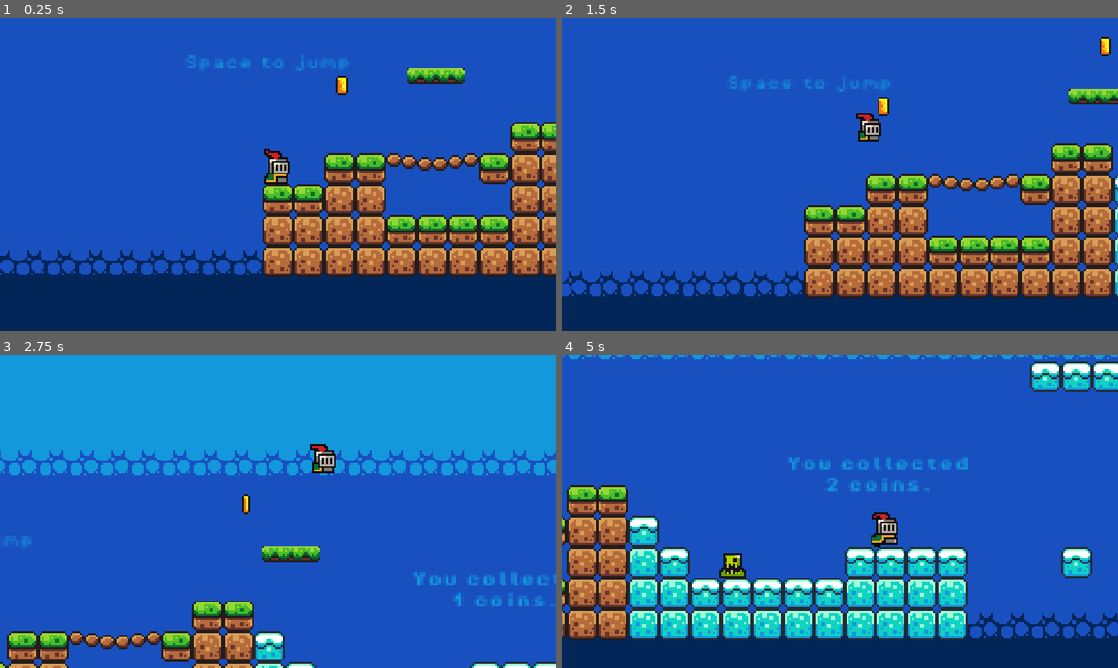
Above: before the commit, frames 1-4 (two rows, left to right).
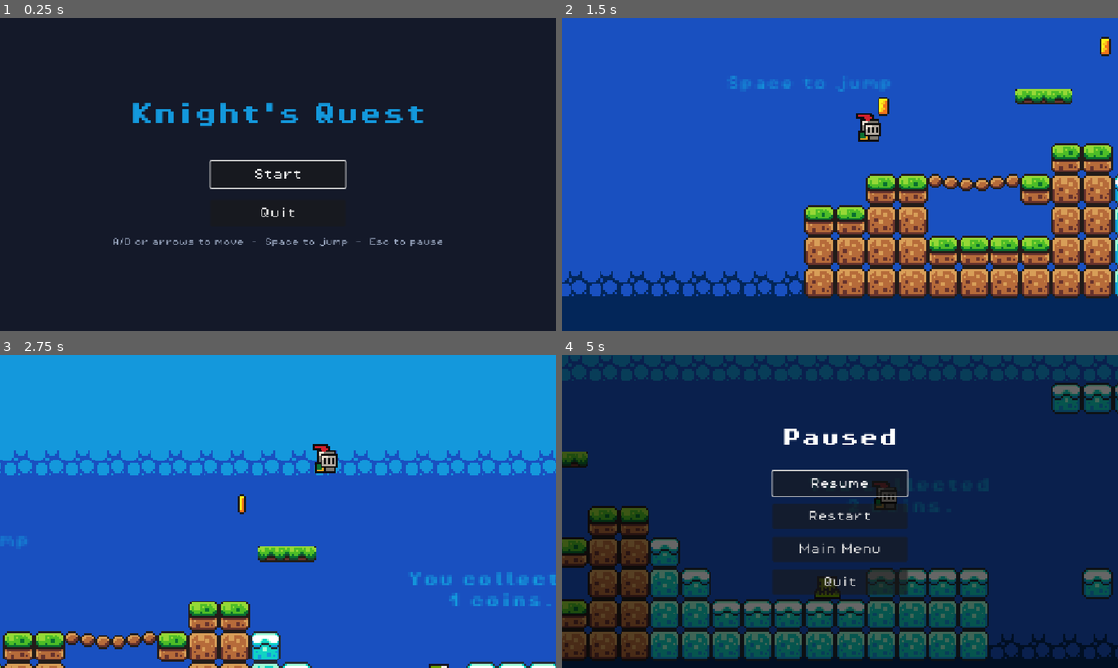
Above: after the commit, the same moments.

Repository: sbneves/godot
Game: Godot game, scene res://scenes/main_menu.tscn
Two runs of this game, one before a commit and one after it. Both use one fixed random seed, a clock stepped at 60 frames per second and the inputs below. Before the commit the project starts from res://scenes/game.tscn.
Inputs (mouse positions are in pixels of both pictures, inside the frame that each line leads up to):
- Up to frame 1 (0.25 s): no input
- Up to frame 2 (1.5 s): click (840, 174) at 0.5 s, where only the run after the commit has a clickable "Start"; hold Right (move_right) from 1.28 s (still down); tap Space (jump) at 1.35 s
- Up to frame 3 (2.75 s): keep holding Right (move_right); tap Space (jump) at 1.52, 1.82, 2.1, 2.27, 2.57 s
- Up to frame 4 (5 s): release Right (move_right) at 2.78 s; hold Left (move_left) 2.78-3.53 s; tap Space (jump) at 2.85, 3.6, 3.77, 4.07, 4.35, 4.52, 4.82 s; hold Right (move_right) from 3.53 s (still down); tap Escape (pause, bound only after the commit) at 4.9 s

The runs differ from the first frame. In frame 1, 96% of the frame differs, in the area x 0-100%, y 0-100%; in frame 2, 1.0%; in frame 3, 7.9%; in frame 4, 97%.

Commit message:
Add start menu and pause menu to platformer
- New main menu scene (Start/Quit) set as the project's main scene
- New pause menu overlay (Resume/Restart/Main Menu/Quit), toggled with Esc or P
- Player damage/death timers now respect pause so a paused death doesn't reload the level

Co-Authored-By: Claude Opus 5.5 <noreply@anthropic.com>

Diff:
--- a/brackleys-beginner-tutorial/project.godot
+++ b/brackleys-beginner-tutorial/project.godot
@@ -11,7 +11,7 @@
 [application]
 
 config/name="Brackleys beginner tutorial"
-run/main_scene="uid://7a4qlqu3bl3l"
+run/main_scene="res://scenes/main_menu.tscn"
 config/features=PackedStringArray("4.7", "Forward Plus")
 config/icon="res://icon.svg"
 
@@ -47,6 +47,12 @@
 , Object(InputEventKey,"resource_local_to_scene":false,"resource_name":"","device":-1,"window_id":0,"alt_pressed":false …(183 unchanged characters)…
 ]
 }
+pause={
+"deadzone": 0.2,
+"events": [Object(InputEventKey,"resource_local_to_scene":false,"resource_name":"","device":-1,"window_id":0,"alt_pressed":false,"shift_pressed":false,"ctrl_pressed":false,"meta_pressed":false,"pressed":false,"keycode":0,"physical_keycode":4194305,"key_label":0,"unicode":0,"location":0,"echo":false,"script":null)
+, Object(InputEventKey,"resource_local_to_scene":false,"resource_name":"","device":-1,"window_id":0,"alt_pressed":false,"shift_pressed":false,"ctrl_pressed":false,"meta_pressed":false,"pressed":false,"keycode":0,"physical_keycode":80,"key_label":0,"unicode":112,"location":0,"echo":false,"script":null)
+]
+}
 
 [physics]
 
--- a/brackleys-beginner-tutorial/scenes/game.tscn
+++ b/brackleys-beginner-tutorial/scenes/game.tscn
@@ -9,6 +9,7 @@
 [ext_resource type="PackedScene" uid="uid://bolug1e45sefb" path="res://scenes/killzone.tscn" id="5_iywne"]
 [ext_resource type="PackedScene" uid="uid://br2hmnue5oqby" path="res://scenes/slime.tscn" id="6_p57ef"]
 [ext_resource type="FontFile" uid="uid://cj65lx7ybvxm3" path="res://assets/fonts/PixelOperator8.ttf" id="7_u5sy4"]
+[ext_resource type="PackedScene" path="res://scenes/pause_menu.tscn" id="8_pause"]
 
 [sub_resource type="TileSetAtlasSource" id="TileSetAtlasSource_lnu2h"]
 texture = ExtResource("2_yqjtg")
@@ -254,3 +255,5 @@
 theme_override_fonts/font = ExtResource("7_u5sy4")
 theme_override_font_sizes/font_size = 8
 text = "Space to jump"
+
+[node name="PauseMenu" parent="." instance=ExtResource("8_pause")]
--- /dev/null
+++ b/brackleys-beginner-tutorial/scenes/main_menu.tscn
@@ -0,0 +1,76 @@
+[gd_scene format=3]
+
+[ext_resource type="Script" path="res://scripts/main_menu.gd" id="1_script"]
+[ext_resource type="FontFile" path="res://assets/fonts/PixelOperator8-Bold.ttf" id="2_bold"]
+[ext_resource type="FontFile" path="res://assets/fonts/PixelOperator8.ttf" id="3_regular"]
+
+[node name="MainMenu" type="Control"]
+layout_mode = 3
+anchors_preset = 15
+anchor_right = 1.0
+anchor_bottom = 1.0
+grow_horizontal = 2
+grow_vertical = 2
+script = ExtResource("1_script")
+
+[node name="Background" type="ColorRect" parent="."]
+layout_mode = 1
+anchors_preset = 15
+anchor_right = 1.0
+anchor_bottom = 1.0
+grow_horizontal = 2
+grow_vertical = 2
+color = Color(0.08, 0.1, 0.16, 1)
+
+[node name="CenterContainer" type="CenterContainer" parent="."]
+layout_mode = 1
+anchors_preset = 15
+anchor_right = 1.0
+anchor_bottom = 1.0
+grow_horizontal = 2
+grow_vertical = 2
+
+[node name="VBoxContainer" type="VBoxContainer" parent="CenterContainer"]
+layout_mode = 2
+theme_override_constants/separation = 24
+
+[node name="Title" type="Label" parent="CenterContainer/VBoxContainer"]
+layout_mode = 2
+theme_override_colors/font_color = Color(0.07450981, 0.59607846, 0.8627451, 1)
+theme_override_fonts/font = ExtResource("2_bold")
+theme_override_font_sizes/font_size = 48
+text = "Knight's Quest"
+horizontal_alignment = 1
+
+[node name="Spacer" type="Control" parent="CenterContainer/VBoxContainer"]
+custom_minimum_size = Vector2(0, 24)
+layout_mode = 2
+
+[node name="StartButton" type="Button" parent="CenterContainer/VBoxContainer"]
+unique_name_in_owner = true
+custom_minimum_size = Vector2(280, 56)
+layout_mode = 2
+size_flags_horizontal = 4
+theme_override_fonts/font = ExtResource("3_regular")
+theme_override_font_sizes/font_size = 24
+text = "Start"
+
+[node name="QuitButton" type="Button" parent="CenterContainer/VBoxContainer"]
+unique_name_in_owner = true
+custom_minimum_size = Vector2(280, 56)
+layout_mode = 2
+size_flags_horizontal = 4
+theme_override_fonts/font = ExtResource("3_regular")
+theme_override_font_sizes/font_size = 24
+text = "Quit"
+
+[node name="Hint" type="Label" parent="CenterContainer/VBoxContainer"]
+layout_mode = 2
+theme_override_colors/font_color = Color(0.6, 0.65, 0.75, 1)
+theme_override_fonts/font = ExtResource("3_regular")
+theme_override_font_sizes/font_size = 16
+text = "A/D or arrows to move  -  Space to jump  -  Esc to pause"
+horizontal_alignment = 1
+
+[connection signal="pressed" from="CenterContainer/VBoxContainer/StartButton" to="." method="_on_start_button_pressed"]
+[connection signal="pressed" from="CenterContainer/VBoxContainer/QuitButton" to="." method="_on_quit_button_pressed"]
--- /dev/null
+++ b/brackleys-beginner-tutorial/scenes/pause_menu.tscn
@@ -0,0 +1,80 @@
+[gd_scene format=3]
+
+[ext_resource type="Script" path="res://scripts/pause_menu.gd" id="1_script"]
+[ext_resource type="FontFile" path="res://assets/fonts/PixelOperator8-Bold.ttf" id="2_bold"]
+[ext_resource type="FontFile" path="res://assets/fonts/PixelOperator8.ttf" id="3_regular"]
+
+[node name="PauseMenu" type="CanvasLayer"]
+process_mode = 3
+layer = 10
+script = ExtResource("1_script")
+
+[node name="Dim" type="ColorRect" parent="."]
+anchors_preset = 15
+anchor_right = 1.0
+anchor_bottom = 1.0
+grow_horizontal = 2
+grow_vertical = 2
+color = Color(0, 0, 0, 0.6)
+
+[node name="CenterContainer" type="CenterContainer" parent="."]
+anchors_preset = 15
+anchor_right = 1.0
+anchor_bottom = 1.0
+grow_horizontal = 2
+grow_vertical = 2
+
+[node name="VBoxContainer" type="VBoxContainer" parent="CenterContainer"]
+layout_mode = 2
+theme_override_constants/separation = 16
+
+[node name="Title" type="Label" parent="CenterContainer/VBoxContainer"]
+layout_mode = 2
+theme_override_colors/font_color = Color(1, 1, 1, 1)
+theme_override_fonts/font = ExtResource("2_bold")
+theme_override_font_sizes/font_size = 40
+text = "Paused"
+horizontal_alignment = 1
+
+[node name="Spacer" type="Control" parent="CenterContainer/VBoxContainer"]
+custom_minimum_size = Vector2(0, 16)
+layout_mode = 2
+
+[node name="ResumeButton" type="Button" parent="CenterContainer/VBoxContainer"]
+unique_name_in_owner = true
+custom_minimum_size = Vector2(280, 52)
+layout_mode = 2
+size_flags_horizontal = 4
+theme_override_fonts/font = ExtResource("3_regular")
+theme_override_font_sizes/font_size = 22
+text = "Resume"
+
+[node name="RestartButton" type="Button" parent="CenterContainer/VBoxContainer"]
+custom_minimum_size = Vector2(280, 52)
+layout_mode = 2
+size_flags_horizontal = 4
+theme_override_fonts/font = ExtResource("3_regular")
+theme_override_font_sizes/font_size = 22
+text = "Restart"
+
+[node name="MainMenuButton" type="Button" parent="CenterContainer/VBoxContainer"]
+custom_minimum_size = Vector2(280, 52)
+layout_mode = 2
+size_flags_horizontal = 4
+theme_override_fonts/font = ExtResource("3_regular")
+theme_override_font_sizes/font_size = 22
+text = "Main Menu"
+
+[node name="QuitButton" type="Button" parent="CenterContainer/VBoxContainer"]
+unique_name_in_owner = true
+custom_minimum_size = Vector2(280, 52)
+layout_mode = 2
+size_flags_horizontal = 4
+theme_override_fonts/font = ExtResource("3_regular")
+theme_override_font_sizes/font_size = 22
+text = "Quit"
+
+[connection signal="pressed" from="CenterContainer/VBoxContainer/ResumeButton" to="." method="_on_resume_button_pressed"]
+[connection signal="pressed" from="CenterContainer/VBoxContainer/RestartButton" to="." method="_on_restart_button_pressed"]
+[connection signal="pressed" from="CenterContainer/VBoxContainer/MainMenuButton" to="." method="_on_main_menu_button_pressed"]
+[connection signal="pressed" from="CenterContainer/VBoxContainer/QuitButton" to="." method="_on_quit_button_pressed"]
--- /dev/null
+++ b/brackleys-beginner-tutorial/scripts/main_menu.gd
@@ -0,0 +1,23 @@
+extends Control
+
+const GAME_SCENE := "res://scenes/game.tscn"
+
+@onready var start_button: Button = %StartButton
+@onready var quit_button: Button = %QuitButton
+
+
+func _ready() -> void:
+	# Coming back from the pause menu must never leave the tree paused.
+	get_tree().paused = false
+	# Quitting makes no sense in a browser build.
+	if OS.has_feature("web"):
+		quit_button.hide()
+	start_button.grab_focus()
+
+
+func _on_start_button_pressed() -> void:
+	get_tree().change_scene_to_file(GAME_SCENE)
+
+
+func _on_quit_button_pressed() -> void:
+	get_tree().quit()
--- /dev/null
+++ b/brackleys-beginner-tutorial/scripts/pause_menu.gd
@@ -0,0 +1,45 @@
+extends CanvasLayer
+## Overlay that pauses the game. Runs with process_mode = ALWAYS so it keeps
+## receiving input while the rest of the tree is paused.
+
+const MAIN_MENU_SCENE := "res://scenes/main_menu.tscn"
+
+@onready var resume_button: Button = %ResumeButton
+@onready var quit_button: Button = %QuitButton
+
+
+func _ready() -> void:
+	hide()
+	if OS.has_feature("web"):
+		quit_button.hide()
+
+
+func _unhandled_input(event: InputEvent) -> void:
+	if event.is_action_pressed("pause"):
+		set_paused(not get_tree().paused)
+		get_viewport().set_input_as_handled()
+
+
+func set_paused(value: bool) -> void:
+	get_tree().paused = value
+	visible = value
+	if value:
+		resume_button.grab_focus()
+
+
+func _on_resume_button_pressed() -> void:
+	set_paused(false)
+
+
+func _on_restart_button_pressed() -> void:
+	set_paused(false)
+	get_tree().reload_current_scene()
+
+
+func _on_main_menu_button_pressed() -> void:
+	set_paused(false)
+	get_tree().change_scene_to_file(MAIN_MENU_SCENE)
+
+
+func _on_quit_button_pressed() -> void:
+	get_tree().quit()
--- a/brackleys-beginner-tutorial/scripts/player.gd
+++ b/brackleys-beginner-tutorial/scripts/player.gd
@@ -88,7 +88,7 @@
 		print("take damage")
 		is_taking_damage = true
 		animated_sprite.play("damage")
-		get_tree().create_timer(DAMAGE_TIME).timeout.connect(_on_damage_timer_timeout)
+		get_tree().create_timer(DAMAGE_TIME, false).timeout.connect(_on_damage_timer_timeout)
 
 
 func _on_damage_timer_timeout() -> void:
@@ -105,7 +105,7 @@
 	print("Playing death")
 	animated_sprite.play("death")
 
-	get_tree().create_timer(DEATH_TIME).timeout.connect(_on_death_timer_timeout)
+	get_tree().create_timer(DEATH_TIME, false).timeout.connect(_on_death_timer_timeout)
 
 
 func _on_death_timer_timeout() -> void:
Not shown, added: brackleys-beginner-tutorial/scripts/main_menu.gd.uid
Not shown, added: brackleys-beginner-tutorial/scripts/pause_menu.gd.uid
